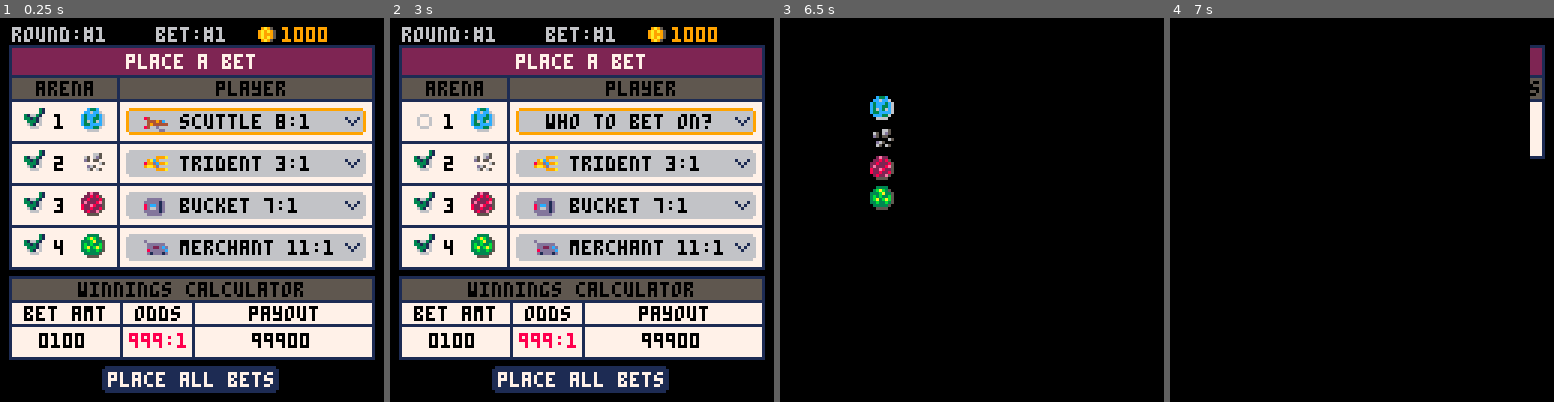
Above: before the commit, frames 1-4 (left to right).
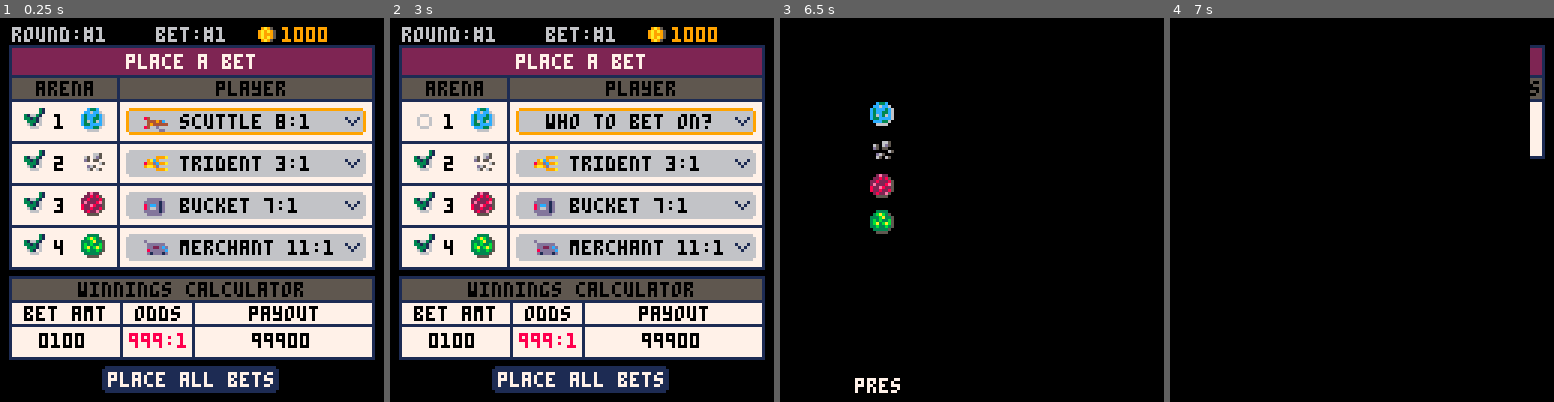
Above: after the commit, the same moments.

Repository: suspicious-smoke/club-bets-pico8
Game: PICO-8 cartridge club-bets.p8
Two runs of this game, one before a commit and one after it. Both use one fixed random seed, a clock stepped at 60 frames per second and the inputs below.
Inputs:
- Up to frame 1 (0.25 s): no input
- Up to frame 2 (3 s): tap X (X key) at 0.33, 1.07, 1.85, 2.97 s; tap O (Z key) at 0.7, 1.7, 2.1, 2.5, 2.9 s; hold Right 1.6-2.1 s; hold Up 2.15-2.42 s; hold Right from 2.47 s (still down)
- Up to frame 3 (6.5 s): release Right at 3.03 s; hold Left 3.08-3.58 s; tap O (Z key) every 0.4 s from 3.3 to 6.1 s; hold Down 3.63-3.97 s; hold Right 4.02-4.68 s; tap X (X key) at 4.08, 5.2, 6.32 s; hold Up 4.73-5.03 s; hold Left 5.08-5.68 s; hold Down 5.73-6.03 s; hold Right from 6.08 s (still down)
- Up to frame 4 (7 s): tap O (Z key) at 6.5, 6.9 s; release Right at 6.58 s; hold Right from 6.63 s (still down)

Frames 1-2 are identical in both runs. In frame 3, 1.9% of the frame differs, in the area x 19-32%, y 20-98%; in frame 4, nothing differs.

Commit message:
sfx and other stuff

Diff:
--- a/club-bets.p8
+++ b/club-bets.p8
@@ -577,19 +577,21 @@
 end
 
 function drw_race_results()
-	print("winners",hcenter("winners"),10,7)
+	print("\^twinners!",48,10,9)
 	for i_arena=1,4 do
 		local w_pid=arenas[i_arena][round_winners[i_arena]][1]
-		spr(32+i_arena,30,16+i_arena*10)--planet
-		spr(47+w_pid,40,16+i_arena*10)
-		print(get_player_string(i_arena,round_winners[i_arena]),50,17+i_arena*10)
-	end
+		spr(32+i_arena,30,16+i_arena*12)--planet
+		spr(47+w_pid,41,15+i_arena*12)
+		print(get_player_string(i_arena,round_winners[i_arena]),52,17+i_arena*12,7)
+	end
+	print("press 🅾️ to continue",25,120,7)
 end
 
 function init_winning_bets()
 	scroller=0
 	max_scroll=0
 	o_pcount=0
+	sfx(14)
 	bet_title="collect winnings"
 	get_bet_summary()
 	get_winning_cash()
@@ -869,14 +871,6 @@
 function upd_watch_race()
 	animatestars()
 	update_fx()
-
-	--stop crowd after race and turn of bg noise
-	if not (race_over[1] and race_over[2] and race_over[3] and race_over[4]) then
-		sn=1.5*sin(time())--crowd sin wave
-	else
-		sn=0
-		music(-1)
-	end
 	r_tmr+=1
 	state_tmr+=1
 	if r_tmr>4 then
@@ -892,6 +886,16 @@
 	if btnp(🅾️) then
 		trn_state(init_race_results)
 		music(-1)
+	end
+	--stop crowd after race and turn of bg noise
+	if race_over[1] and race_over[2] and race_over[3] and race_over[4] then
+		sn=0
+		music(-1)
+		if state_tmr==300 then
+			trn_state(init_race_results)
+		end
+	else
+		sn=1.5*sin(time())--crowd sin wave
 	end
 end
 
@@ -965,6 +969,7 @@
 	spr(6,-1,100+sn,9,2)--crowd1
 	spr(6,66,100-sn,9,2)--crowd2
 	rrectfill(0,114,128,10,0,4)--brown cover
+	print("press 🅾️ to skip",34,116,7)
 end
 
 -->8
@@ -1698,10 +1703,10 @@
 00000000000000000000000000000000470470000000000000000000000000000000000000000000000000000000000000000000000000000000000000000000
 0000000002b000000000000000000000407407000000000000000000000000000000000000000000000000000000000000000000000000000000000000000000
 00000000222b00000000000004444400470407000ddddd0000000000d000000000000000cc0000000000000c8d330000282828000000999a0000aa0000ccc000
-1cccdd008222222d1dddcc008444114040047000ddddd1d0000008d70dddddd0840000000c1ccc700cc00cc00bdbb0300288800009ac9000089999a00ddddd00
-8cc77cd0223232008ddd77c004994414841914408dccd1d0490cccdd0dd22dcd044494c000c11cc7cccccce033939323028cc000899dc99a9999cc9ad78827d0
-1c7ccccc8222222d1d77ddd084449440494494008d66d1d044c0000008dddddc0494444400ccc7ccccdccdc0bbbbbbbb028880009aa9d000089999a00ddddd00
-000000000000000000dddd000444440000000000ddddd1d0000cccd70d1ddd1d8400d0000cc070008dd8dd0003003000282828000000999a0000aa0000000000
+1cccdd008222222d1dddcc008444114040047000ddddd1d0000008d70dddddd0840000000c1cccf00cc00cc00bdbb0300288800009ac9000089999a00ddddd00
+8cc77cd0223232008ddd77c004994414841914408dccd1d0490cccdd0dd22dcd044494c000c11ccfcccccce033939323028cc000899dc99a9999cc9ad78827d0
+1c7ccccc8222222d1d77ddd084449440494494008d66d1d044c0000008dddddc0494444400cccfccccdccdc0bbbbbbbb028880009aa9d000089999a00ddddd00
+000000000000000000dddd000444440000000000ddddd1d0000cccd70d1ddd1d8400d0000cc0f0008dd8dd0003003000282828000000999a0000aa0000000000
 00000000000000000000000000000000000000000ddddd00000008dd0000000000000dd0cc000000000000000000000000000000000000000000000000000000
 00000000000000000000000000000000000000000000000000000000000000000000000000000000000000000000000000000000000000000000000000000000
 00000000000000000000000000000000000000000000000000000000000000000000000000000000000000000000000000000000000000000000000000000000
Not shown, changed: the sound effects (__sfx__) section of club-bets.p8
